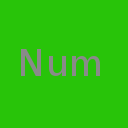
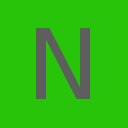
The second 128×128 image is a revision of the first. Changes to its layers:
renamed "Num" to "N", painted on it over [21, 28, 100, 99]
